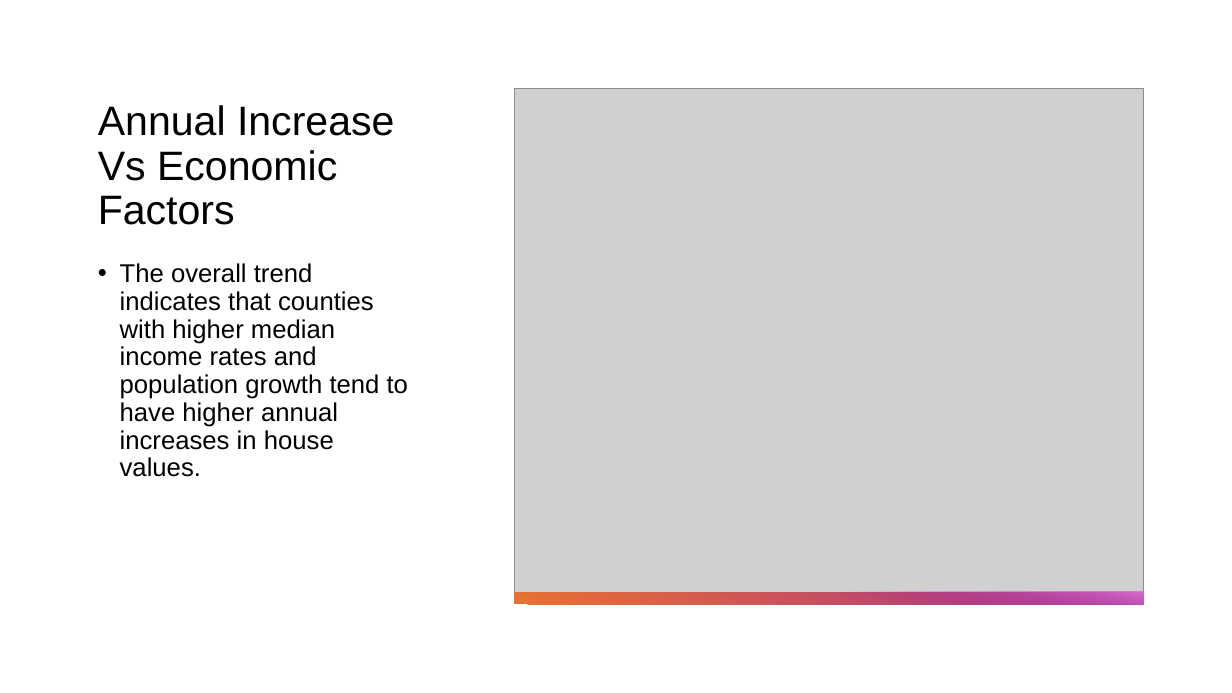
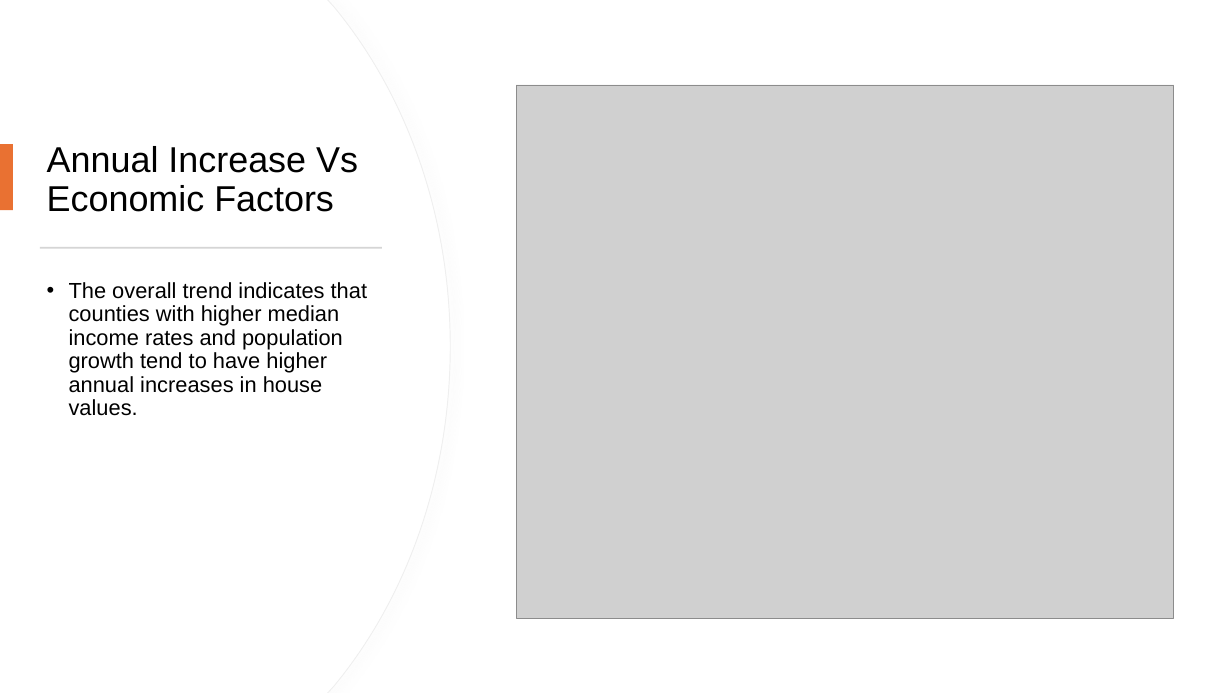
Before and after one commit to KavyaGurram2000/DS_2025_TeamE, a slide deck: slide 7 of Presentation_slides/Predicting Housing Market Trends_final.pptx. Drawn at 1232x693 pixels with LibreOffice and Linux fonts; fonts in the diff are those of the drawing; grey boxes stand for pictures. Boxes give left, top, right and bottom in pixels: in the first picture for what was removed or moved away, otherwise in the second. Text is boxed around its words. In the diff, an @@ line names an element or a change of style, - is before the commit and + after.

```diff
--- a/Presentation_slides/Predicting Housing Market Trends_final.pptx
+++ b/Presentation_slides/Predicting Housing Market Trends_final.pptx
@@ freeform shape added at box(0, 0, 450, 693), fill #FFFFFF, outline #EFEFEF 0.75 pt @@
@@ freeform shape added at box(0, 0, 449, 693), fill #FFFFFF @@
@@ picture: place and size @@
-picture at box(515, 89, 1144, 599)
+picture at box(517, 85, 1175, 618)
@@ title "Annual Increase Vs Economic Factors": place and size @@
-title "Annual Increase Vs Economic Factors" at box(98, 105, 394, 225)
+title "Annual Increase Vs Economic Factors" at box(47, 146, 358, 212)
@@ title "Annual Increase Vs Economic Factors" at box(47, 146, 358, 212): size 32 to 28 pt; vertical alignment bottom to middle @@
@@ rectangle added at box(0, 144, 13, 211), fill #E97132 @@
@@ rectangle added at box(40, 247, 382, 249), fill #D5D5D5 @@
@@ text "The overall trend indicates that ...": place and size @@
-text "The overall trend indicates that ..." at box(120, 263, 408, 477)
+text "The overall trend indicates that ..." at box(69, 282, 367, 416)
@@ text "The overall trend indicates that ..." at box(69, 282, 367, 416): size 20 to 17 pt @@
@@ rectangle removed at box(514, 592, 1143, 604) @@
@@ rectangle removed at box(837, 592, 1143, 604) @@
```
Also in this commit, not shown: 11 other slides changed, 10 slides added, 5 slides removed.
